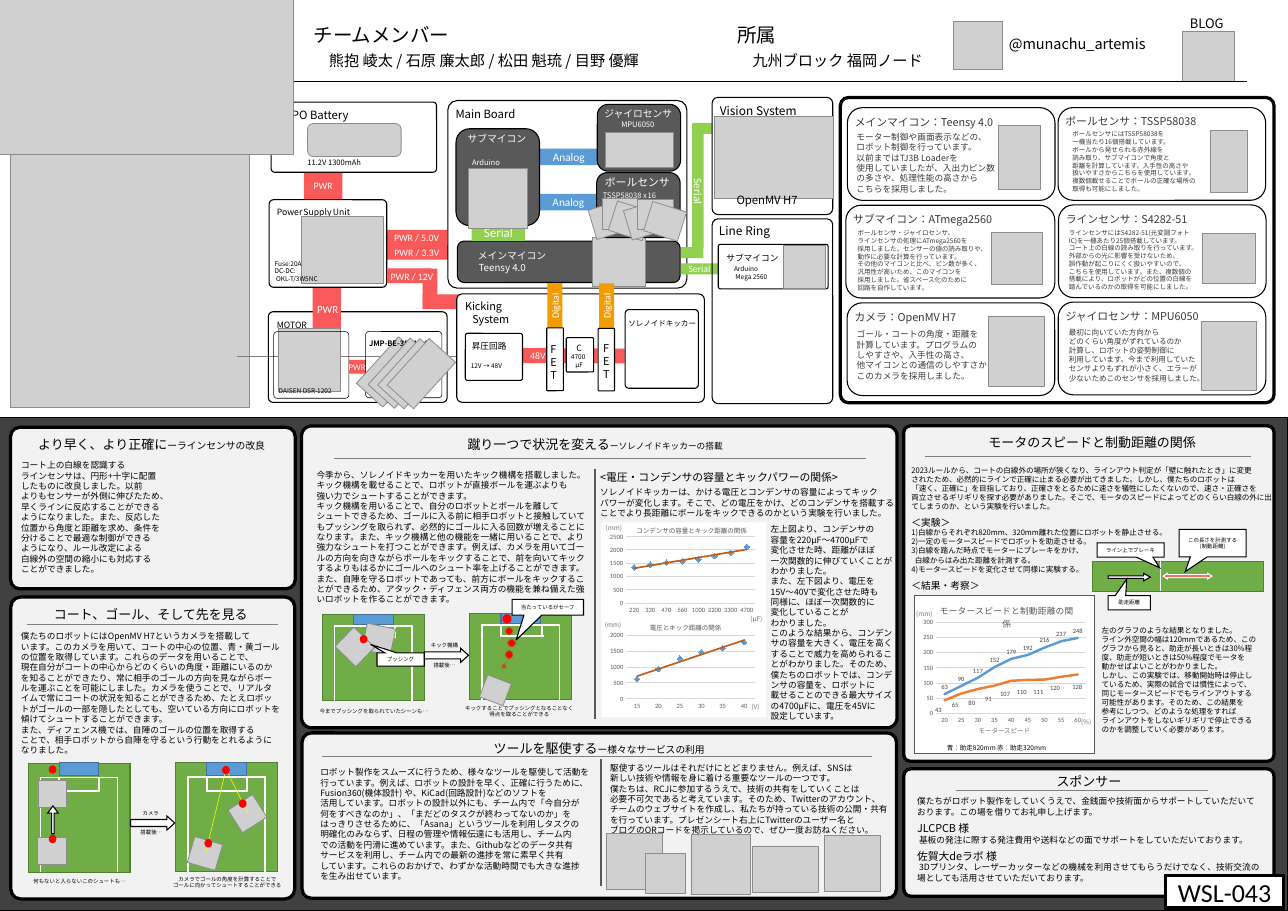
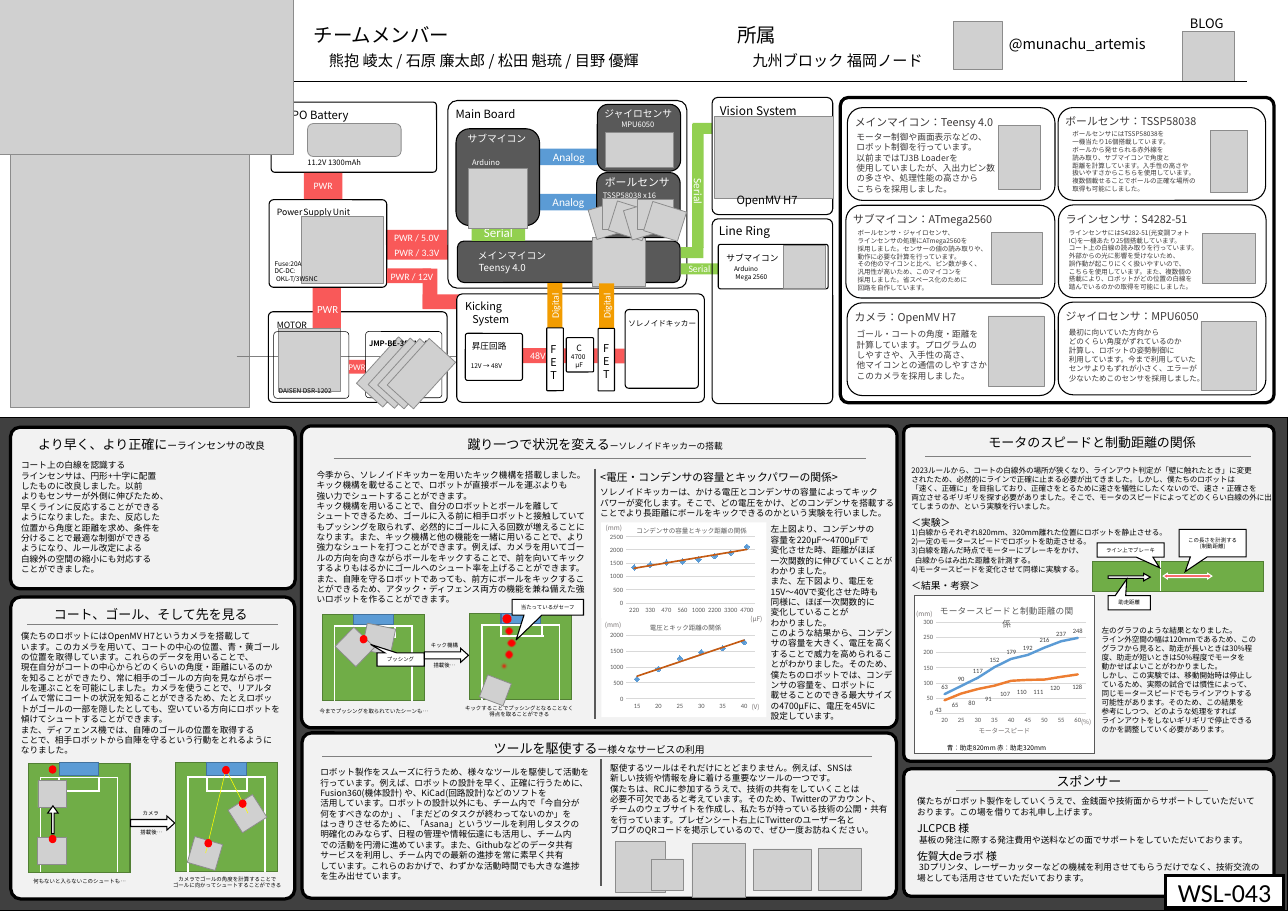
Before and after one commit to MUNAKATA-EPC/Artemis_2023, a slide deck: slide 1 of Tournaments/2023_04_JapanOpen/プレゼンシート/PresentationSheet.pptx. Drawn at 1288x911 pixels with LibreOffice and Linux fonts; fonts in the diff are those of the drawing; grey boxes stand for pictures; background and template pictures are left out. Boxes give left, top, right and bottom in pixels: in the first picture for what was removed or moved away, otherwise in the second. Text is boxed around its words. In the diff, an @@ line names an element or a change of style, - is before the commit and + after.

Commit message:
Update Program and PresentationSheet

```diff
--- a/Tournaments/2023_04_JapanOpen/プレゼンシート/PresentationSheet.pptx
+++ b/Tournaments/2023_04_JapanOpen/プレゼンシート/PresentationSheet.pptx
@@ picture: place and size @@
-picture at [606,834,662,889]
+picture at [616,842,666,892]
@@ picture: place and size @@
-picture at [646,853,686,893]
+picture at [651,859,683,891]
@@ picture: place and size @@
-picture at [691,835,751,895]
+picture at [692,844,746,898]
@@ picture: place and size @@
-picture at [753,846,819,893]
+picture at [753,849,812,891]
@@ picture: place and size @@
-picture at [824,835,880,891]
+picture at [819,849,861,891]
```
Also in this commit, not shown: 20 other files.
